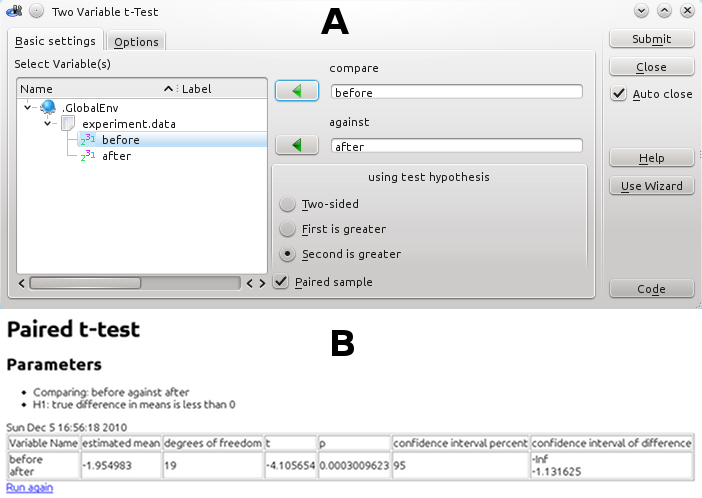
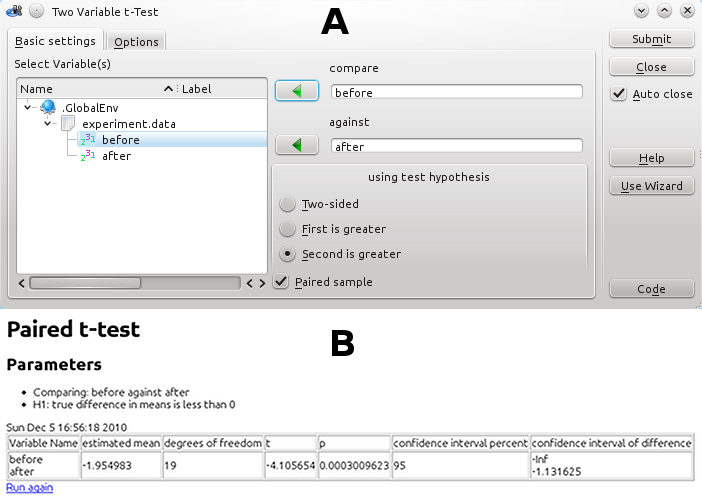
Comparing the layer stacks of the two 702px x 498px images. Changes:
painted on "t-test_results.tif#1" over [left=5, top=318, right=696, bottom=494]
